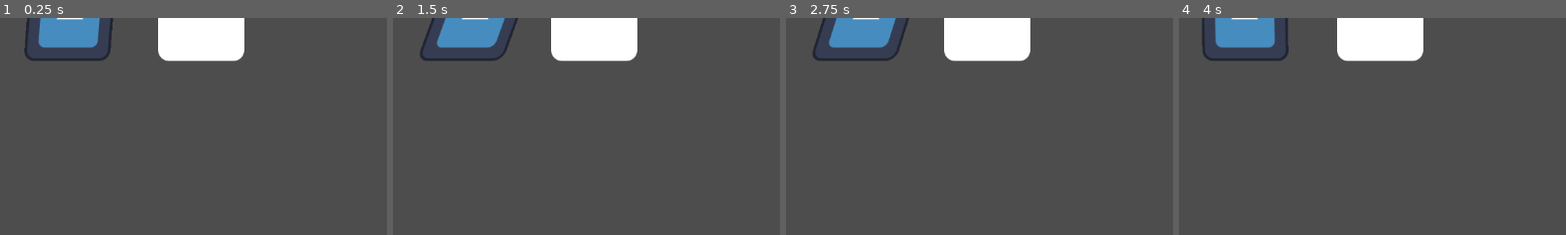
Above: before the commit, frames 1-4 (left to right).
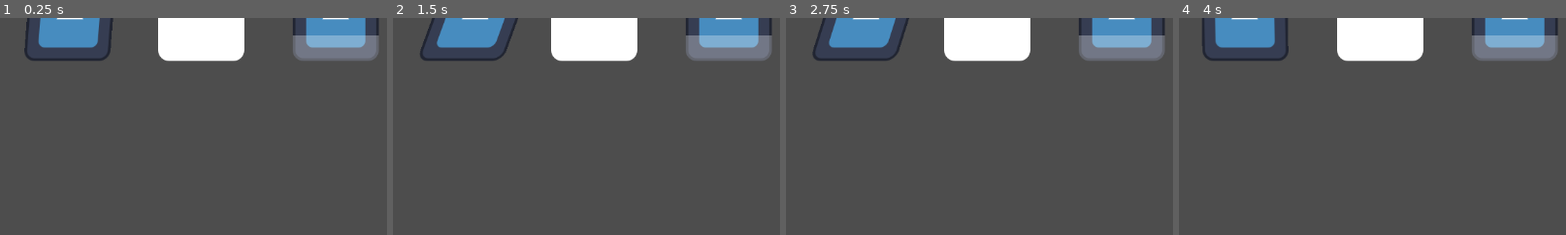
Above: after the commit, the same moments.

Repository: TheBrodsky/GTMK2024Submission
Game: Godot game, scene res://Shaders/ShaderShowcase.tscn
Two runs of this game, one before a commit and one after it. Both use one fixed random seed, a clock stepped at 60 frames per second and the inputs below. This scene is started directly instead of the project's main scene. The engine's default icon, where the game draws it, is replaced by a stand-in: a white triangle on a blue panel in a dark square.
Inputs:
- Up to frame 1 (0.25 s): no input
- Up to frame 2 (1.5 s): tap Enter (ui_accept) at 0.5, 0.77 s; hold Right (ui_right) from 0.53 s (still down); tap R (global_rewind) at 0.6 s; tap Shift (slow_mo) at 1.35 s
- Up to frame 3 (2.75 s): tap Enter (ui_accept) at 1.52, 2 s; release Right (ui_right) at 2.03 s; hold Left (ui_left) from 2.03 s (still down); tap R (global_rewind) at 2.1 s
- Up to frame 4 (4 s): release Left (ui_left) at 2.78 s; hold Right (ui_right) from 2.78 s (still down); tap Shift (slow_mo) at 2.85 s; tap Enter (ui_accept) at 3.02, 3.77 s; tap R (global_rewind) at 3.6 s
The pictures show only the part of the screen within x 9-59%, y 0-50%; the shares and areas given below are measured in that part.

The runs differ from the first frame. In frame 1, 3.9% of the frame differs, in the area x 75-98%, y 0-20%; in frame 2, 3.9%; in frame 3, 3.9%; in frame 4, 3.9%.

Commit message:
Created progress bar shader
add a progress bar to any sprite

Diff:
--- a/Shaders/Highlight.gdshader
+++ b/Shaders/Highlight.gdshader
@@ -18,7 +18,7 @@
 	float sine = sin(angle);
 	float cosine = cos(angle);
 	float len = 1.5 - max(abs(sine), abs(cosine)) + lineWidth;
-	float line = smoothstep(-lineWidth, lineWidth,
+		float line = smoothstep(-lineWidth, lineWidth,
 			RotatePrecalculated((UV - vec2(0.5)), sine, cosine).y - mod(TIME * speed, (len * 2.0) * waitCycles) + len);
 	COLOR.rgb += highlightColor.rgb * highlightColor.a * vec3(line * (1.0 - line) * 4.0);
 }
--- /dev/null
+++ b/Shaders/ProgressBar.gdshader
@@ -0,0 +1,18 @@
+shader_type canvas_item;
+
+// --- Uniforms --- //
+uniform vec4 barColor : source_color = vec4(1.0, 1.0, 1.0, 1.0);
+uniform float progress : hint_range(0.0, 1.0, 0.01) = 0.0;
+uniform float opacity : hint_range(0.0, 1.0, 0.01) = 0.3;
+//uniform float angle: hint_range(0.0, 6.28318530718, 0.1308996939) = 0.785398163397;
+
+void fragment() {
+	vec4 tintColor = texture(TEXTURE, UV);
+
+	if (1.0 - UV.y <= progress && tintColor.a != 0.0) {
+		tintColor.rgb = mix(tintColor.rgb, barColor.rgb, opacity);
+		tintColor.a = COLOR.a;
+
+		COLOR = tintColor;
+	}
+}
--- a/Shaders/ShaderShowcase.tscn
+++ b/Shaders/ShaderShowcase.tscn
@@ -1,9 +1,10 @@
-[gd_scene load_steps=11 format=3 uid="uid://dfsjj1uixomig"]
+[gd_scene load_steps=13 format=3 uid="uid://dfsjj1uixomig"]
 
 [ext_resource type="Shader" path="res://Shaders/Highlight.gdshader" id="1_1i2w3"]
 [ext_resource type="Texture2D" uid="uid://bccyom5neuu1h" path="res://icon.svg" id="2_f5j0x"]
 [ext_resource type="Shader" uid="uid://dkdhw4o5cs7tl" path="res://Shaders/HitFlash.tres" id="3_jeraj"]
 [ext_resource type="Shader" uid="uid://dmpvmqdo37w0v" path="res://Shaders/Grass.tres" id="3_rd42b"]
+[ext_resource type="Shader" path="res://Shaders/ProgressBar.gdshader" id="5_55bvk"]
 
 [sub_resource type="ShaderMaterial" id="ShaderMaterial_2p7xn"]
 shader = ExtResource("1_1i2w3")
@@ -61,6 +62,12 @@
 "RESET": SubResource("Animation_mvaee")
 }
 
+[sub_resource type="ShaderMaterial" id="ShaderMaterial_c823n"]
+shader = ExtResource("5_55bvk")
+shader_parameter/barColor = Color(1, 1, 1, 1)
+shader_parameter/progress = 0.3
+shader_parameter/opacity = 0.3
+
 [node name="Highlight" type="Node2D"]
 
 [node name="Highlight" type="Sprite2D" parent="."]
@@ -81,3 +88,8 @@
 libraries = {
 "": SubResource("AnimationLibrary_0hcbf")
 }
+
+[node name="ProgressBar" type="Sprite2D" parent="."]
+material = SubResource("ShaderMaterial_c823n")
+position = Vector2(600, 0)
+texture = ExtResource("2_f5j0x")
